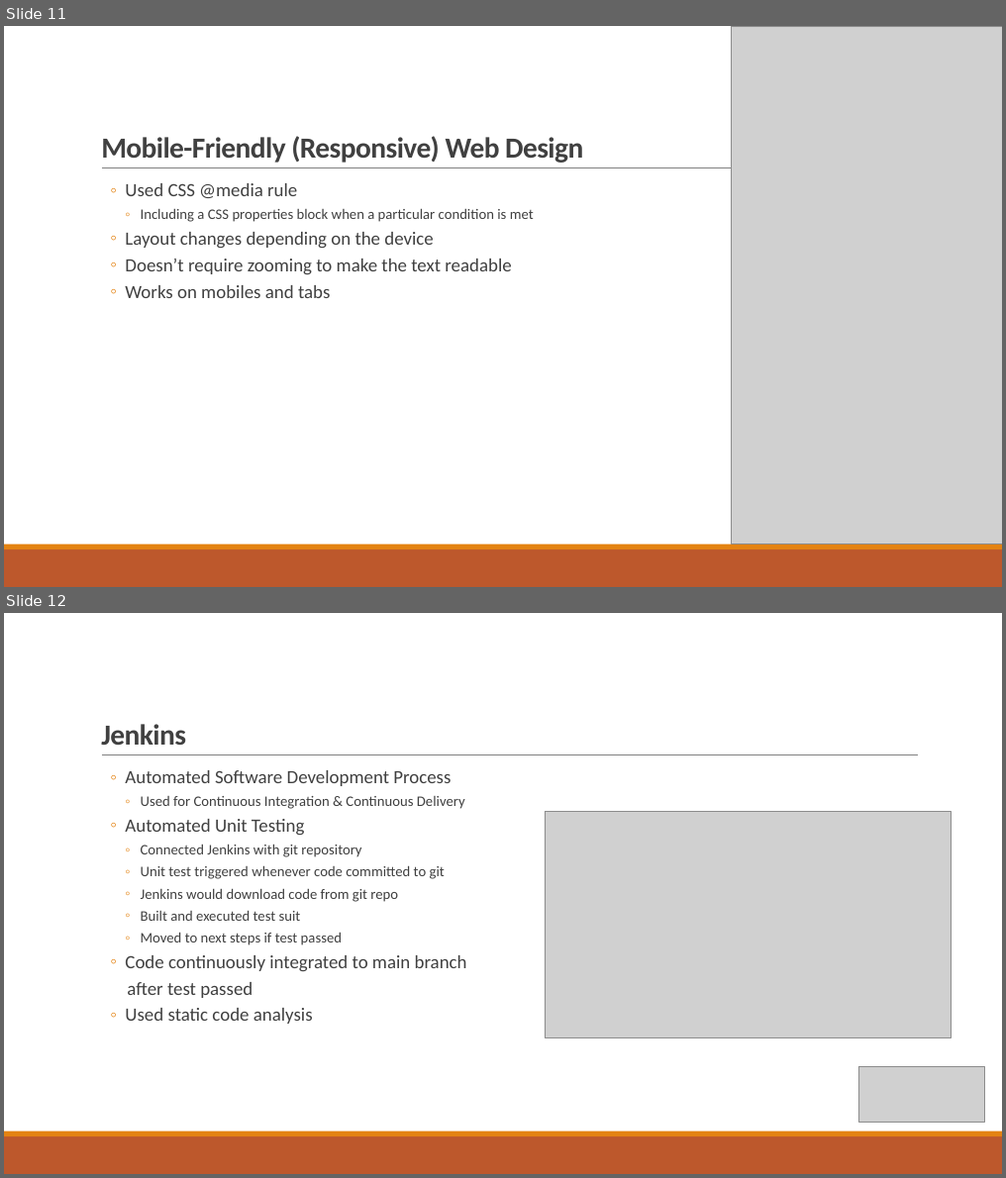
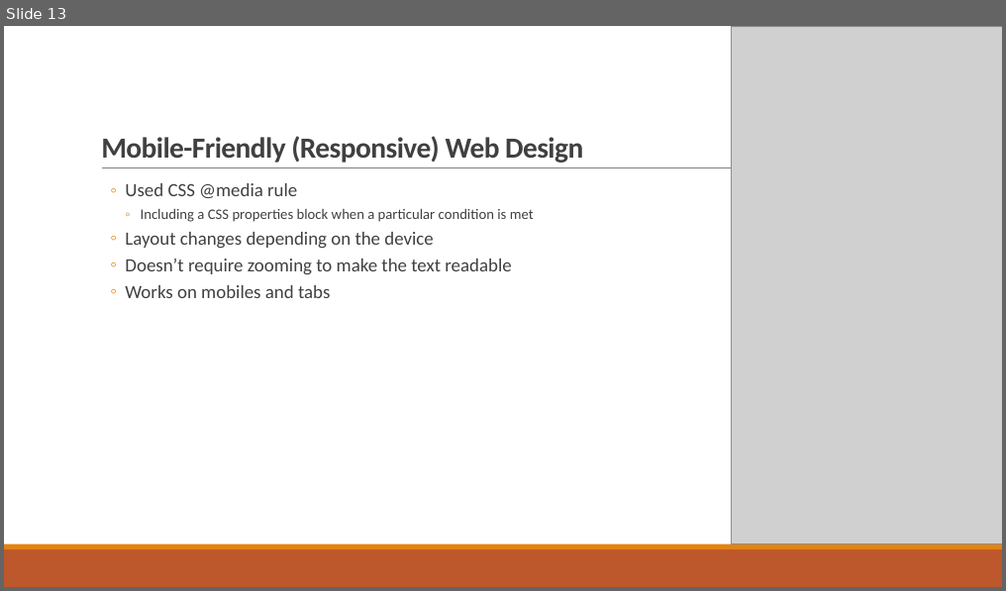
Before and after one commit to wangyang325/CS615Project, a slide deck: Presentation/CS615 Group Presentation.pptx. Shown one above the other, each under a label of ours: slides 11 and 12 before the commit, slide 13 after it. The pictures are 1006x1178 and 1006x591 pixels, drawn with LibreOffice and Linux fonts; fonts in the diff are those of the drawing; grey boxes stand for pictures. Boxes give left, top, right and bottom in pixels: in the first picture for what was removed or moved away, otherwise in the second. Text is boxed around its words. In the diff, an @@ line names an element or a change of style, - is before the commit and + after.

```diff
--- a/Presentation/CS615 Group Presentation.pptx
+++ b/Presentation/CS615 Group Presentation.pptx
@@ slide 12 removed at (4, 613, 1002, 1174), background #FFFFFF; not listed: 3 template elements that a slide beside it also shows @@
@@ title removed at (101, 724, 186, 745) @@
-Jenkins
@@ text removed at (125, 770, 467, 1024) @@
-  ◦ Automated Software Development Process
-    ◦ Used for Continuous Integration & Continuous Delivery
-  ◦ Automated Unit Testing
-    ◦ Connected Jenkins with git repository
-    ◦ Unit test triggered whenever code committed to git
-    ◦ Jenkins would download code from git repo
-    ◦ Built and executed test suit
-    ◦ Moved to next steps if test passed
-  ◦ Code continuously integrated to main branch
-  after test passed
-  ◦ Used static code analysis
@@ picture removed at (545, 811, 951, 1039) @@
@@ picture removed at (859, 1067, 984, 1123) @@
@@ what was slide 11 is now slide 13 @@
```
Also in this commit, not shown: 5 slides changed, 2 other slides removed, 1 other file.
